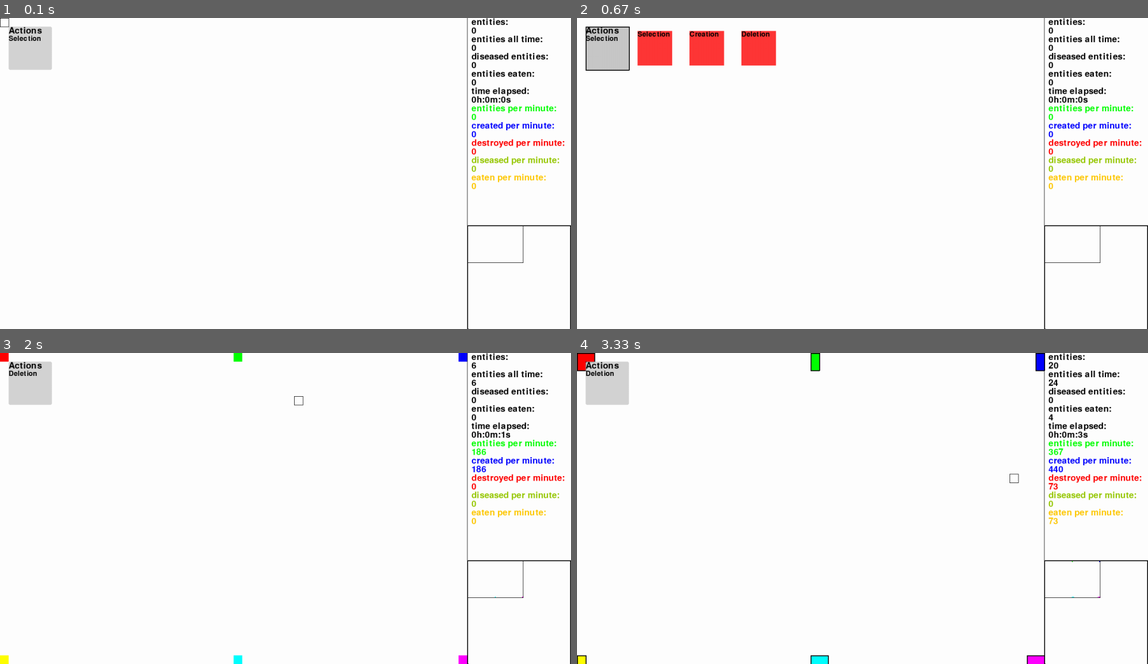
Above: before the commit, frames 1-4 (two rows, left to right).
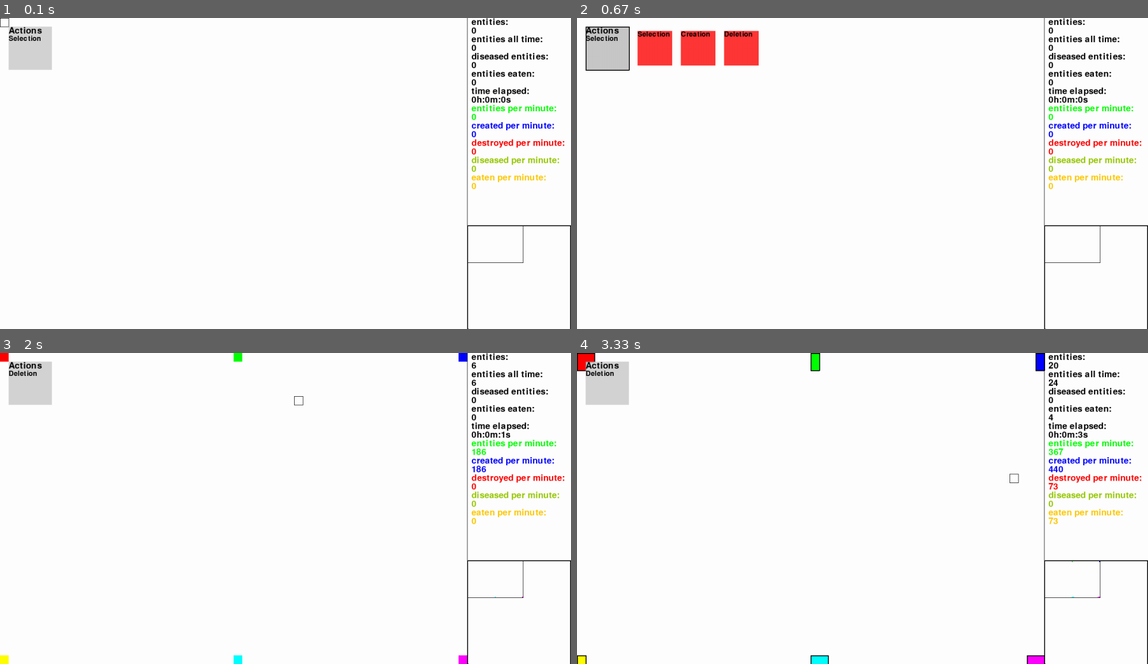
Above: after the commit, the same moments.

Repository: sbwhitt/pygame-life-simulation
Game: pygame game, started from main.py
Same seed, same stepped clock (60 frames per second), same inputs: the game is played once before the commit and once after it.
Inputs (mouse positions are in pixels of both pictures, inside the frame that each line leads up to):
- Up to frame 1 (0.1 s): no input
- Up to frame 2 (0.67 s): click "Actions" at 0.38 s
- Up to frame 3 (2 s): click "Deletion" at 0.72 s; tap Enter at 1 s; tap E at 1.33 s; click (296, 402) at 1.72 s
- Up to frame 4 (3.33 s): tap E at 2, 2.4, 2.7 s; click (782, 443) at 2.88 s; click (1010, 480) at 3.22 s

The runs differ from the first frame. In frame 1, less than 0.1% of the frame differs, in the area x 1-10%, y 2-17%; in frame 2, 1.1%, in the area x 18-35%, y 4-16%; in frame 3, less than 0.1%; in frame 4, less than 0.1%.

Commit message:
add interface element and styles

Diff:
--- a/src/app.py
+++ b/src/app.py
@@ -35,7 +35,7 @@
         self.stats = Stats(self.window.width)
         self.metrics = Metrics()
         self.minimap = MiniMap(self.screen, self.window)
-        self.picker = Picker(settings.PICKER_MENU_WIDTH, settings.PICKER_MENU_WIDTH, (20, 20))
+        self.picker = Picker((20, 20))
 
     def on_init(self) -> None:
         pygame.event.set_allowed([pygame.QUIT, pygame.KEYDOWN, pygame.KEYUP, pygame.MOUSEBUTTONDOWN])
--- /dev/null
+++ b/src/interface/interface_element.py
@@ -0,0 +1,32 @@
+import pygame
+import src.utils.utils as utils
+from src.styles.styles import Style
+
+
+class InterfaceElement:
+    def __init__(self, style: Style, pos: tuple):
+        self.style = style
+        self.pos = utils.add_twoples(pos, self.style.MARGIN)
+        self.rect = pygame.rect.Rect(self.pos[0],
+                                     self.pos[1],
+                                     self.style.WIDTH,
+                                     self.style.HEIGHT)
+
+    def render_hover(self, screen: pygame.display) -> None:
+        pygame.draw.rect(screen, self.style.COLOR, self.rect)
+        self.render_border(screen)
+
+    def render_transparent(self, screen: pygame.display) -> None:
+        utils.draw_rect_alpha(screen,
+                              utils.get_color_transparent(self.style.COLOR, self.style.ALPHA),
+                              self.rect)
+
+    def render_border(self, screen: pygame.display) -> None:
+        pygame.draw.lines(screen,
+                          self.style.BORDER_COLOR,
+                          True,
+                          utils.get_rect_outline(self.rect),
+                          self.style.BORDER_WIDTH)
+
+    def hovering(self) -> bool:
+        return utils.within_rect(pygame.mouse.get_pos(), self.rect)
--- a/src/interface/picker.py
+++ b/src/interface/picker.py
@@ -3,48 +3,36 @@
 import static.colors as colors
 import static.settings as settings
 from src.interface.text import Text
+from src.interface.interface_element import InterfaceElement
+from src.styles.styles import MenuOptionStyle
+from src.styles.styles import PickerMenuStyle
 
 
-class MenuOption:
-    def __init__(self, option: str, width: int, height: int, pos: tuple):
+class MenuOption(InterfaceElement):
+    def __init__(self, option: str, pos: tuple):
+        InterfaceElement.__init__(self, MenuOptionStyle(), pos)
         self.option = option
-        self.width = width
-        self.height = height
-        self.pos = pos
-        self.rect = pygame.rect.Rect(self.pos[0], self.pos[1], self.width, self.height)
         self.selected = False
         self.text = Text(settings.FONT_SIZE_SMALLER)
 
     def render(self, screen: pygame.display) -> None:
-        if self._hovering():
-            self._render_hover(screen)
+        if self.hovering():
+            self.render_hover(screen)
         else:
-            utils.draw_rect_alpha(screen, utils.get_color_transparent(colors.RED, 200), self.rect)
+            self.render_transparent(screen)
         self._render_option_text(screen)
 
     # helpers
-
-    def _hovering(self) -> bool:
-        return utils.within_rect(pygame.mouse.get_pos(), self.rect)
-
-    def _render_hover(self, screen: pygame.display) -> None:
-        pygame.draw.rect(screen, colors.RED, self.rect)
-        pygame.draw.lines(screen, colors.BLACK, True, utils.get_rect_outline(self.rect), 2)
 
     def _render_option_text(self, screen: pygame.display) -> None:
         self.text.render(screen, self.option, self.pos)
 
 
-class Picker:
-    def __init__(self, width: int, height: int, pos: tuple):
-        self.width = width
-        self.height = height
-        self.pos = pos
-        self.rect = pygame.rect.Rect(self.pos[0], self.pos[1], self.width, self.height)
+class Picker(InterfaceElement):
+    def __init__(self, pos: tuple):
+        InterfaceElement.__init__(self, PickerMenuStyle(), pos)
         self.options = []
-        self.options_size = settings.PICKER_OPTION_SIZE
         self.menu_open = False
-        self.margin = 20
         self._build_options([settings.ACTION_MENU_OPTIONS[0],
                              settings.ACTION_MENU_OPTIONS[1],
                              settings.ACTION_MENU_OPTIONS[2]])
@@ -53,13 +41,10 @@
         self.action_text = Text(settings.FONT_SIZE_SMALLER)
 
     def render(self, screen: pygame.display) -> None:
-        color = colors.GRAY
-        if self._hovering() or self.menu_open:
-            pygame.draw.rect(screen, color, self.rect)
-            pygame.draw.lines(screen, colors.BLACK, True, utils.get_rect_outline(self.rect), 2)
+        if self.hovering() or self.menu_open:
+            self.render_hover(screen)
         else:
-            color = utils.get_color_transparent(colors.GRAY, 200)
-            utils.draw_rect_alpha(screen, color, self.rect, 3)
+            self.render_transparent(screen)
         self._render_menu_text(screen)
         if self.menu_open:
             self._render_menu_options(screen)
@@ -98,15 +83,12 @@
 
     def _build_options(self, options: list[str]) -> list[MenuOption]:
         for i in range(len(options)):
-            self.options.append(self._build_option(options[i], self.options_size, self.options_size, i))
+            self.options.append(self._build_option(options[i], i))
 
-    def _build_option(self, option: str, width: int, height: int, offset: int) -> MenuOption:
-        p1 = utils.add_twoples(self.pos, (self.width+self.margin, int(self.margin/2)))
-        pos = utils.add_twoples(p1, ((self.margin+self.width)*offset, 0))
-        return MenuOption(option, width, height, pos)
+    def _build_option(self, option: str, offset: int) -> MenuOption:
+        x_off = self.style.WIDTH+(self.style.WIDTH*offset)
+        p_adj = utils.add_twoples(self.pos, (x_off, 0))
+        return MenuOption(option, p_adj)
 
     def _pick_option(self, option: MenuOption) -> None:
         self.selected_option = option
-
-    def _hovering(self) -> bool:
-        return utils.within_rect(pygame.mouse.get_pos(), self.rect)
--- /dev/null
+++ b/src/styles/styles.py
@@ -0,0 +1,27 @@
+from dataclasses import dataclass
+from pygame import Color
+import static.colors as colors
+
+@dataclass
+class Style:
+    WIDTH = 0
+    HEIGHT = 0
+    COLOR = colors.BLACK
+    BORDER_COLOR = colors.BLACK
+    BORDER_WIDTH = 2
+    MARGIN = (0, 0)
+    ALPHA = 200
+
+@dataclass
+class MenuOptionStyle(Style):
+    WIDTH = 80
+    HEIGHT = 80
+    COLOR = colors.RED
+    MARGIN = (20, 10)
+
+@dataclass
+class PickerMenuStyle(Style):
+    WIDTH = 100
+    HEIGHT = 100
+    COLOR = colors.GRAY
+    MARGIN = (0, 0)
--- a/static/settings.py
+++ b/static/settings.py
@@ -11,8 +11,6 @@
 FONT_SIZE = 20
 FONT_SIZE_BIGGER = 40
 FONT_SIZE_SMALLER = 16
-PICKER_MENU_WIDTH = 100
-PICKER_OPTION_SIZE = 80
 
 # menu options
 ACTION_MENU_OPTIONS = {0: "Selection", 1: "Creation", 2: "Deletion"}
